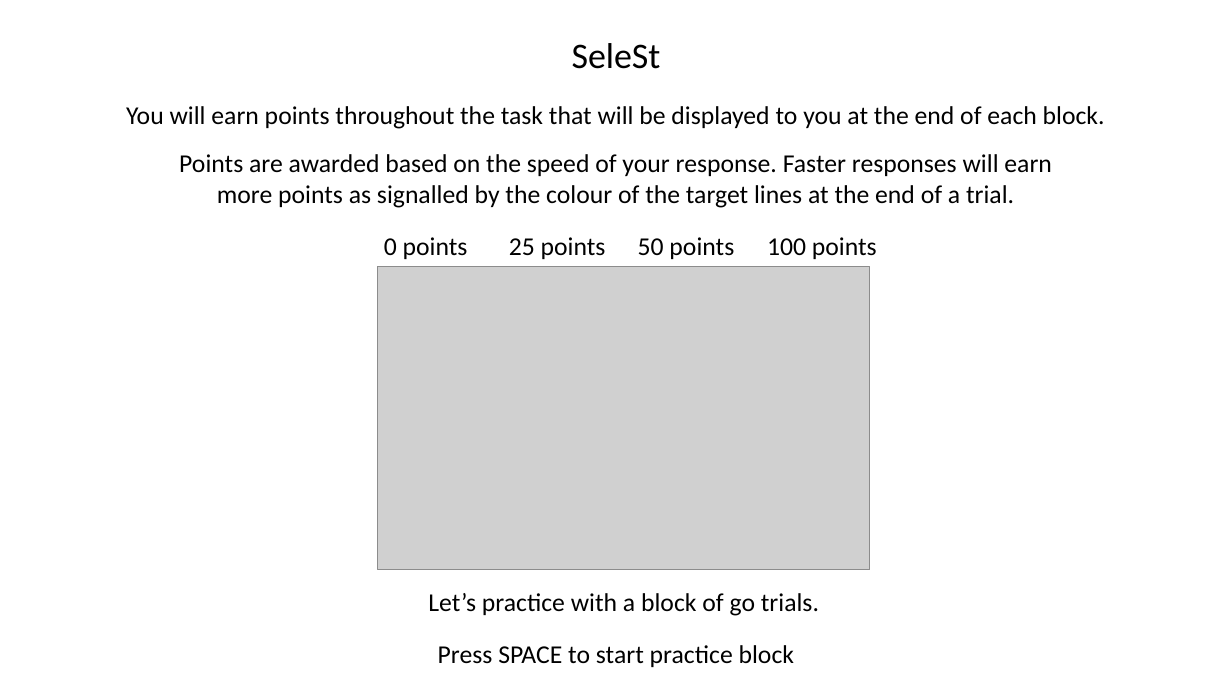
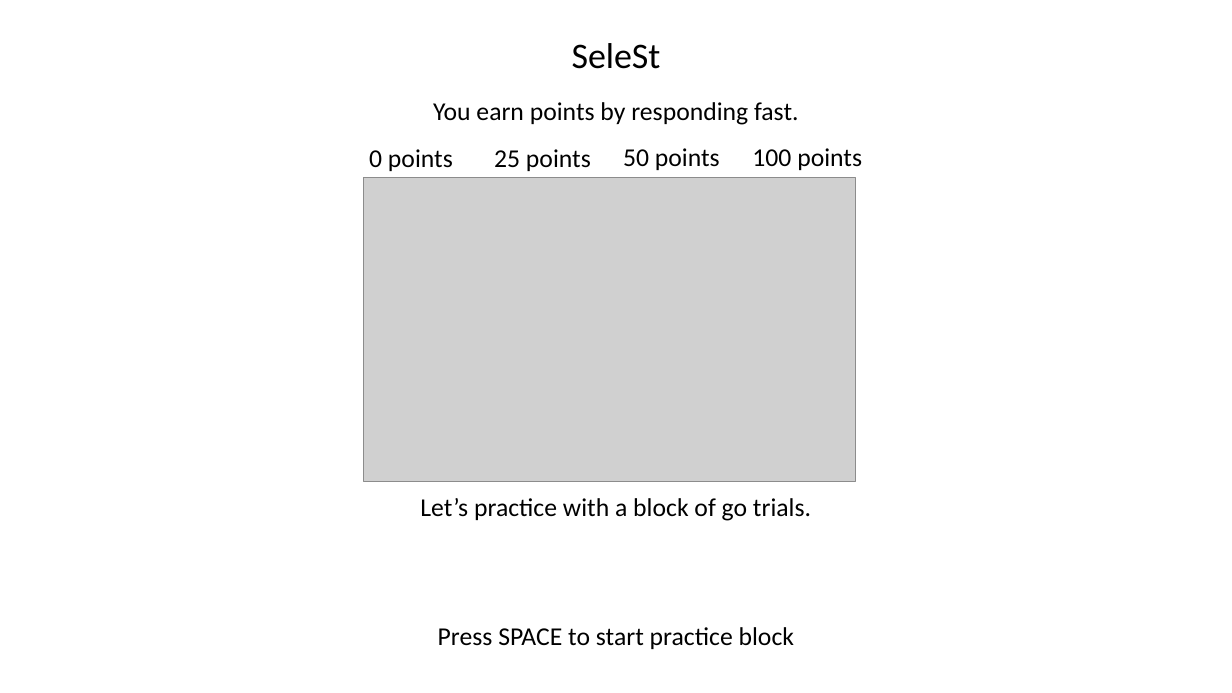
Before and after one commit to coreywadsley/SeleST, a slide deck: slide 5 of instructions/SeleSt_instruction_slides.pptx (slide 6 before the commit). Drawn at 1232x693 pixels with LibreOffice and Linux fonts; fonts in the diff are those of the drawing; grey boxes stand for pictures. Boxes give left, top, right and bottom in pixels: in the first picture for what was removed or moved away, otherwise in the second. Text is boxed around its words. In the diff, an @@ line names an element or a change of style, - is before the commit and + after.

```diff
--- a/instructions/SeleSt_instruction_slides.pptx
+++ b/instructions/SeleSt_instruction_slides.pptx
@@ text at box(433, 102, 798, 125): text changed @@
-You will earn points throughout the task that will be displayed to you at the end of each block.
+You earn points by responding fast.
@@ 4 texts, 1 picture: place and size @@
-4 texts, 1 picture at box(378, 237, 877, 570)
+4 texts, 1 picture at box(363, 148, 862, 482)
@@ text removed at box(179, 154, 1051, 208) @@
-Points are awarded based on the speed of your response. Faster responses will earn more points as signalled by the colour of the target lines at the end of a trial.
@@ text "Let’s practice with a block ...": place and size @@
-text "Let’s practice with a block ..." at box(428, 593, 819, 616)
+text "Let’s practice with a block ..." at box(420, 498, 811, 521)
@@ text "Press SPACE to start practice ...": place and size @@
-text "Press SPACE to start practice ..." at box(438, 645, 794, 667)
+text "Press SPACE to start practice ..." at box(438, 627, 794, 649)
```
Also in this commit, not shown: 7 other slides changed, 1 slide removed, 13 other files.
